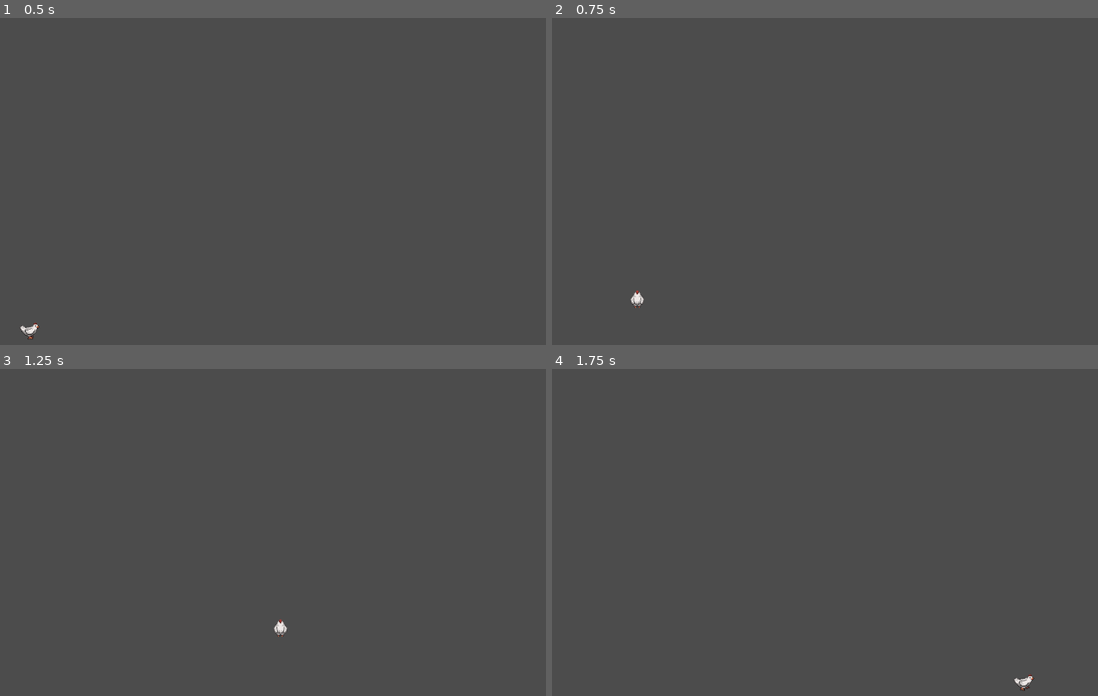
Above: before the commit, frames 1-4 (two rows, left to right).
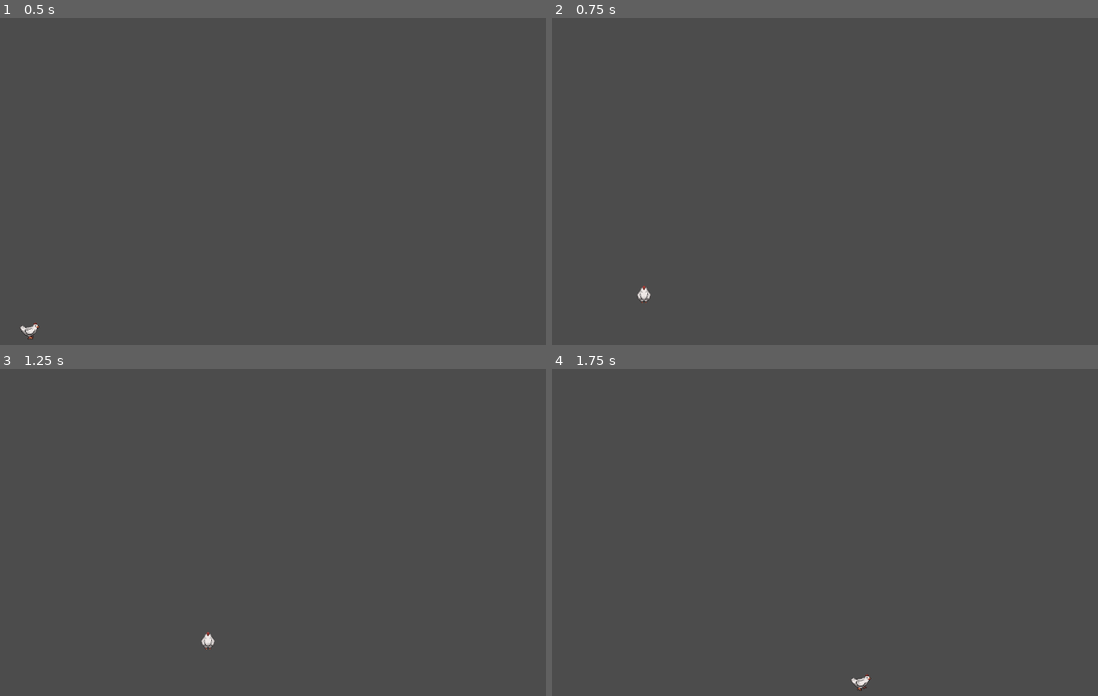
Above: after the commit, the same moments.

Repository: see4pablo/rooster-madness
Game: Godot game, scene res://scenes/Main.tscn
Two runs of this game, one before a commit and one after it. Both use one fixed random seed, a clock stepped at 60 frames per second and the inputs below.
Inputs (mouse positions are in pixels of both pictures, inside the frame that each line leads up to):
- Up to frame 1 (0.5 s): no input
- Up to frame 2 (0.75 s): tap Enter at 0.5 s; move the mouse to (999, 197) at 0.52 s; hold D (move_right) from 0.53 s (still down); hold Space (jump) from 0.53 s (still down); click (999, 197) at 0.6 s
- Up to frame 3 (1.25 s): keep holding D (move_right); keep holding Space (jump)
- Up to frame 4 (1.75 s): keep holding D (move_right); move the mouse to (710, 591) at 1.27 s; release Space (jump) at 1.28 s; tap Space (jump) at 1.35, 1.52 s; click (710, 591) at 1.55 s

Frame 1 is identical in both runs. In frame 2, 0.1% of the frame differs, in the area x 14-19%, y 81-89%; in frame 3, 0.2%; in frame 4, 0.2%, in the area x 54-89%, y 93-99%.

Commit message:
Begun implementation of "distance" dash

Diff:
--- a/scripts/Character.gd
+++ b/scripts/Character.gd
@@ -3,10 +3,15 @@
 var linear_vel = Vector2()
 var target_vel = Vector2()
 var mouse_target = Vector2()
+var origin_for_dash = Vector2()
+
+var gravity = 500
+var gliding_gravity = gravity/2
+
 var speed = 300
+
 var dash_speed = speed * 3
-var gravity = 500
-var falling_gravity = gravity
+var dash_distance = speed/2
 
 #booleans of state
 var facing_right = true
@@ -14,6 +19,7 @@
 var dashing = false
 var can_dash = false
 var on_floor = false
+var gliding = false
 
 onready var playback = $AnimationTree.get("parameters/playback")
 
@@ -25,10 +31,14 @@
 	#things that happen if the hero killed an enemy
 	can_dash = true
 
+func apply_gravity(delta):
+	if not dashing:
+		if gliding:
+			linear_vel.y += gliding_gravity * delta
+		else:
+			linear_vel.y += gravity * delta
+
 func _physics_process(delta):
-
-	linear_vel.y += falling_gravity * delta
-	linear_vel = move_and_slide(linear_vel, Vector2.UP)
 
 	on_floor = is_on_floor()
 	if on_floor:
@@ -40,7 +50,7 @@
 	#horizontal movement
 	target_vel.x = 0
 	target_vel.y = 0
-	falling_gravity = gravity
+	gliding = false
 
 	if not dashing:
 
@@ -53,22 +63,26 @@
 			if on_floor:
 				linear_vel.y = -speed
 			else:
-				#gliding
-				falling_gravity = 0.5*gravity
+				if falling:
+					#gliding
+					gliding = true
 		if can_dash and Input.is_action_just_pressed("left_click"):
 			can_dash = false
 			dashing = true
+			origin_for_dash = position
 			mouse_target = get_global_mouse_position()
-			linear_vel = (mouse_target - position).normalized() * dash_speed
+			linear_vel = (mouse_target - origin_for_dash).normalized() * dash_speed
 
 		linear_vel.x = lerp(linear_vel.x, target_vel.x, 0.5)
-
-	linear_vel.y += target_vel.y
+		linear_vel.y += target_vel.y
 
 	if dashing:
 		#dash a certain distance, ignoring gravity and friction
+		if position.distance_to(origin_for_dash) >= dash_distance:
+			dashing = false
+			linear_vel.x = 0;
+			linear_vel.y = 0;
 
-		pass
 
 	#animation
 	if on_floor:
@@ -93,3 +107,6 @@
 		falling = false
 	if not falling and linear_vel.y > 0:
 		falling = true
+
+	apply_gravity(delta)
+	linear_vel = move_and_slide(linear_vel, Vector2.UP)
